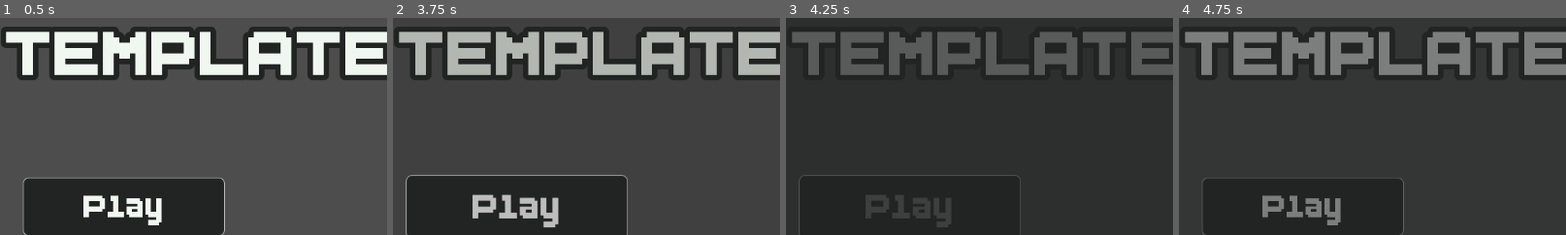
Above: before the commit, frames 1-4 (left to right).
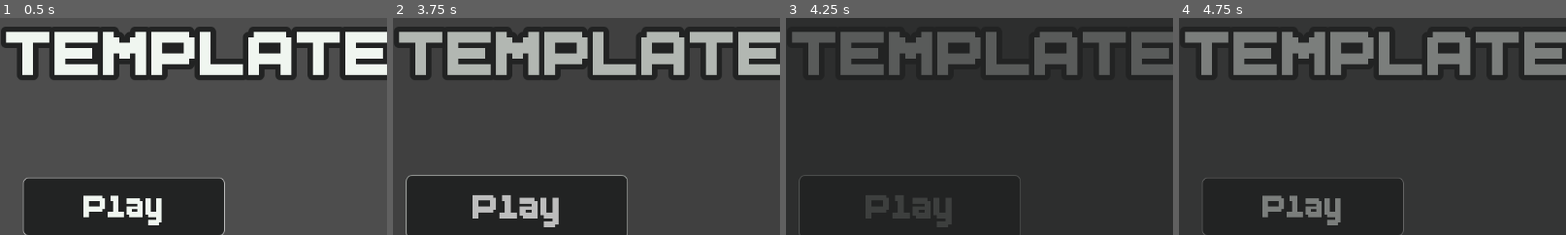
Above: after the commit, the same moments.

Repository: Rat-Haven-Studios/melon-jam-2025
Game: Godot game, scene res://1-main/Main.tscn
The game is run twice, just before and just after one commit, with the same random seed, the same clock (stepped at 60 frames per second) and the same inputs. Sound files missing from this copy of the repository are replaced by a short silence.
Inputs (mouse positions are % of the whole screen's width and height, from its top left):
- Up to frame 1 (0.5 s): no input
- Up to frame 2 (3.75 s): click "Play" at 0.5 s; click "Play" at 1.25 s; click "Play" at 2 s; move the mouse to (72, 45) at 2.77 s; click (72, 45) at 2.92 s; tap Enter at 3.5 s; move the mouse to (30, 55) at 3.52 s; click (30, 55) at 3.67 s
- Up to frame 3 (4.25 s): no input
- Up to frame 4 (4.75 s): click "How To Play" at 4.25 s
The pictures show only the part of the screen within x 1-51%, y 17-67%; the shares and areas given below are measured in that part.

Frame 1 is identical in both runs. In frame 2, 0.2% of the frame differs, in the area x 20-43%, y 81-97%; in frame 3, less than 0.1%; in frame 4, nothing differs.

Commit message:
Some additions

Diff:
--- /dev/null
+++ b/4-objects/0-character/Character.tscn
@@ -0,0 +1,16 @@
+[gd_scene load_steps=4 format=3 uid="uid://ess0lyyqlkgy"]
+
+[ext_resource type="Script" uid="uid://122mf68ayfjx" path="res://4-objects/0-character/character.gd" id="1_l8ec2"]
+[ext_resource type="Texture2D" uid="uid://bbshiik2f0ccb" path="res://0-assets/sprites/character/PLACEHOLDER.png" id="2_tagg6"]
+
+[sub_resource type="RectangleShape2D" id="RectangleShape2D_gbt3e"]
+
+[node name="Character" type="CharacterBody2D"]
+script = ExtResource("1_l8ec2")
+
+[node name="CollisionShape2D" type="CollisionShape2D" parent="."]
+shape = SubResource("RectangleShape2D_gbt3e")
+
+[node name="Sprite2D" type="Sprite2D" parent="."]
+position = Vector2(0, -6)
+texture = ExtResource("2_tagg6")
--- /dev/null
+++ b/4-objects/0-character/character.gd
@@ -0,0 +1,34 @@
+extends Node2D
+
+
+var currState = STATE.MOVING
+
+enum STATE {
+	MOVING,
+	TALKING
+}
+
+
+func _ready() -> void:
+	pass
+	# initialize talked to array
+
+
+# Called every frame. 'delta' is the elapsed time since the previous frame.
+func _process(delta: float) -> void:
+	if currState == STATE.MOVING:
+		processMovement()
+
+
+
+func processMovement():
+	var movement_vector: Vector2 = get_movement_vector()
+	var direction: Vector2 = movement_vector.normalized()
+	self.velocity = direction * self.BASE_SPEED
+	self.move_and_slide()
+	pass
+
+func get_movement_vector() -> Vector2:
+	var x_movement = Input.get_action_strength("right") - Input.get_action_strength("left")
+	var y_movement = Input.get_action_strength("down") - Input.get_action_strength("up")
+	return Vector2(x_movement, y_movement)
--- a/4-objects/npc/NPC.tscn
+++ b/4-objects/1-npc/NPC.tscn
@@ -1,6 +1,6 @@
 [gd_scene load_steps=2 format=3 uid="uid://b3kn3a6e8su6y"]
 
-[ext_resource type="Script" uid="uid://c1k2t3oaljnp8" path="res://4-objects/npc/npc.gd" id="1_c7cd2"]
+[ext_resource type="Script" uid="uid://c1k2t3oaljnp8" path="res://4-objects/1-npc/npc.gd" id="1_c7cd2"]
 
 [node name="Npc" type="Node2D"]
 script = ExtResource("1_c7cd2")
--- a/4-objects/character/Character.tscn
+++ /dev/null
@@ -1,6 +0,0 @@
-[gd_scene load_steps=2 format=3 uid="uid://ess0lyyqlkgy"]
-
-[ext_resource type="Script" uid="uid://122mf68ayfjx" path="res://4-objects/character/character.gd" id="1_l8ec2"]
-
-[node name="Character" type="Node2D"]
-script = ExtResource("1_l8ec2")
--- a/4-objects/character/character.gd
+++ /dev/null
@@ -1,11 +0,0 @@
-extends Node2D
-
-
-func _ready() -> void:
-	pass
-	# initialize talked to array
-
-
-# Called every frame. 'delta' is the elapsed time since the previous frame.
-func _process(delta: float) -> void:
-	pass
--- a/project.godot
+++ b/project.godot
@@ -13,7 +13,7 @@
 config/name="melon-jam-2025"
 run/main_scene="uid://dil2m1cwkhfny"
 config/features=PackedStringArray("4.5", "Mobile")
-config/icon="res://0-assets/icon.svg"
+config/icon="res://0-assets/sprites/icon.svg"
 
 [audio]
 
@@ -33,4 +33,5 @@
 
 [rendering]
 
+textures/canvas_textures/default_texture_filter=0
 renderer/rendering_method="mobile"
Binary file added: 0-assets/sprites/character/PLACEHOLDER.png
Not shown, changed: 0-assets/sprites/character/PLACEHOLDER.png.import
Renamed: 0-assets/icon.svg -> 0-assets/sprites/icon.svg
Not shown, added: 0-assets/sprites/icon.svg.import
Binary file added: 0-assets/sprites/world/Quick Blueprint.png
Not shown, added: 0-assets/sprites/world/Quick Blueprint.png.import
Renamed: 4-objects/character/character.gd.uid -> 4-objects/0-character/character.gd.uid
Renamed: 4-objects/npc/npc.gd -> 4-objects/1-npc/npc.gd
Renamed: 4-objects/npc/npc.gd.uid -> 4-objects/1-npc/npc.gd.uid
